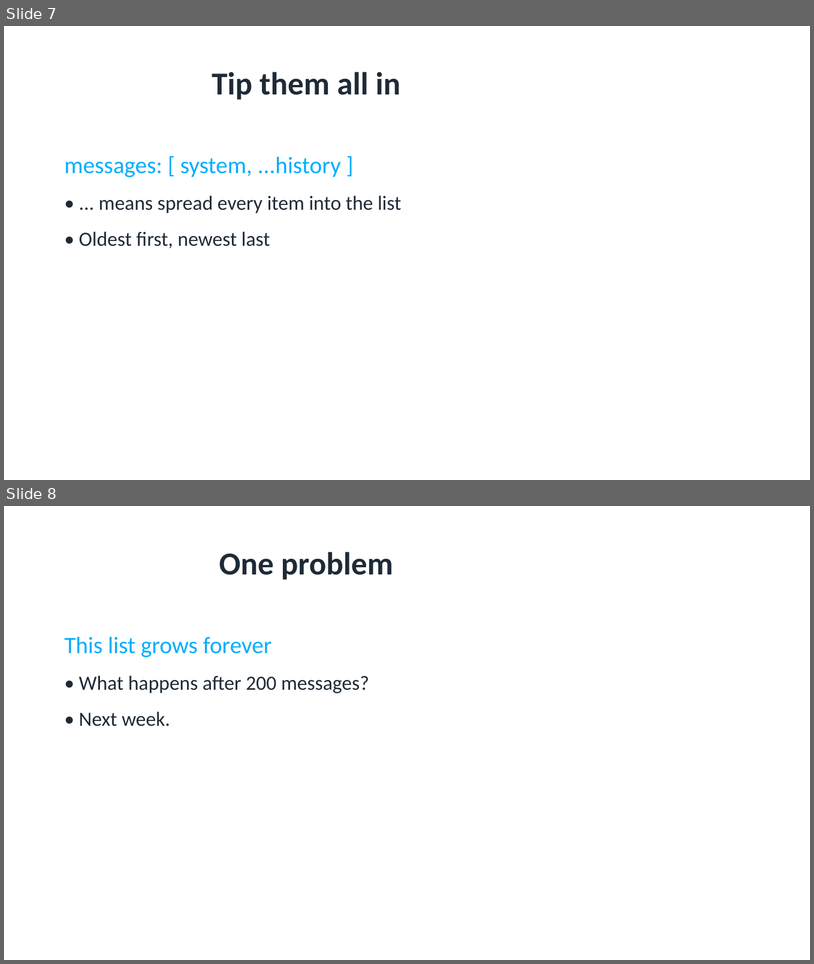
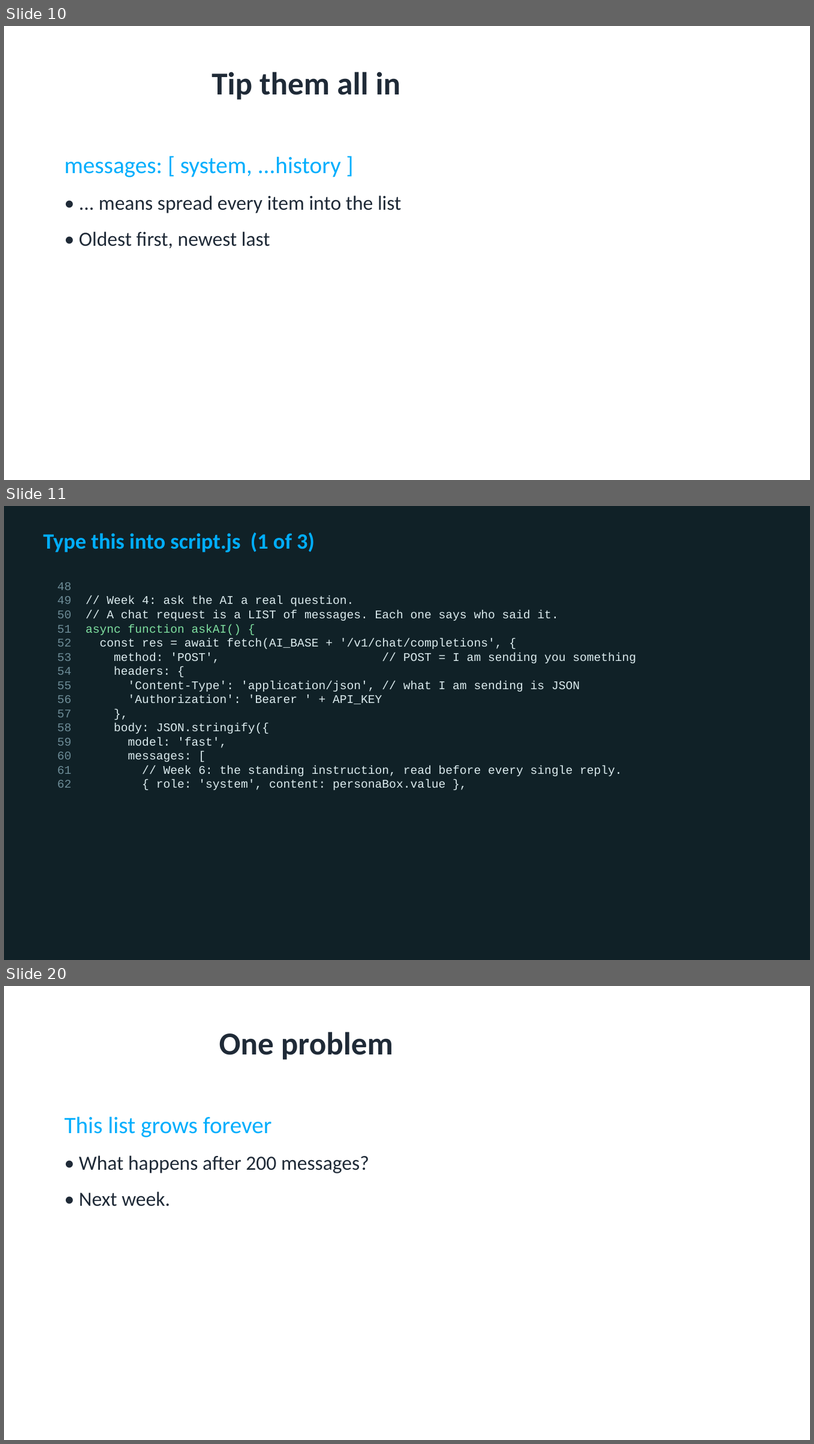
Before and after one commit to utgapps/utgapps.github.io, a slide deck: ai101/slides/week-07.pptx. Shown one above the other, each under a label of ours: slides 7 and 8 before the commit, slides 10, 11 and 20 after it; the slides between them are not shown. The pictures are 814x964 and 814x1444 pixels, drawn with LibreOffice and Linux fonts; fonts in the diff are those of the drawing. Boxes give left, top, right and bottom in pixels: in the first picture for what was removed or moved away, otherwise in the second. Text is boxed around its words. In the diff, an @@ line names an element or a change of style, - is before the commit and + after.

```diff
--- a/ai101/slides/week-07.pptx
+++ b/ai101/slides/week-07.pptx
@@ slide 11 added at (4,506,810,960), background #102127 @@
@@ text added at (43,532,315,552), 26 pt, text #01AEFD, bold @@
+Type this into script.js (1 of 3)
@@ text added at (57,582,636,790), 14 pt, text #DCECEF @@
+48
+49 // Week 4: ask the AI a real question.
+50 // A chat request is a LIST of messages. Each one says who said it.
+51 async function askAI() {
+52 const res = await fetch(AI_BASE + '/v1/chat/completions', {
+53 method: 'POST', // POST = I am sending you something
+54 headers: {
+55 'Content-Type': 'application/json', // what I am sending is JSON
+56 'Authorization': 'Bearer ' + API_KEY
+57 },
+58 body: JSON.stringify({
+59 model: 'fast',
+60 messages: [
+61 // Week 6: the standing instruction, read before every single reply.
+62 { role: 'system', content: personaBox.value },
@@ what was slide 7 is now slide 10 @@
@@ what was slide 8 is now slide 20 @@
```
Also in this commit, not shown: 11 other slides added, 34 other files.
